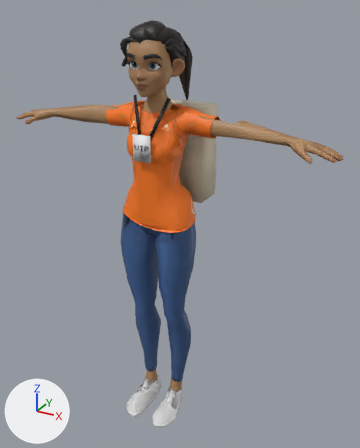
A saved change to the FBX model art/cast/export/looks/npc_side_event_hopper/npc_side_event_hopper.fbx.
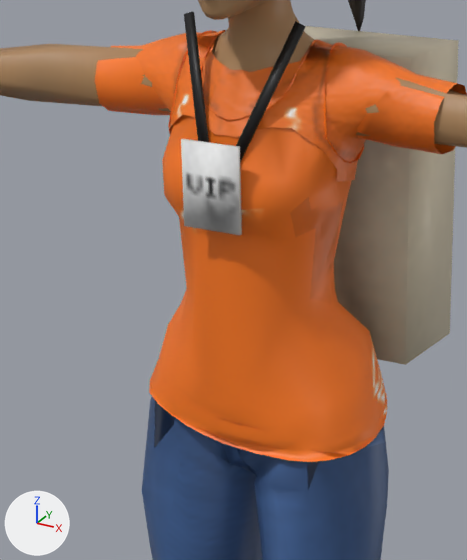
The first picture shows the older version from a camera (50 mm lens) standing at (0.98, -1.621, 1.745) and looking at (0.047, 0.075, 0.897). The close-ups show the older and then the newer version on the part from 21% to 61% of the width and 20% to 59% of the height of that picture. Only the edits that show in the close-ups are written down. Every picture has the same lights, and +X, +Y and +Z are marked at lower left. Objects named as collision shapes, trigger or cutter boxes, shadow casters or lower levels of detail are left out.

The first close-up shows 'npc_side_event_hopper_LOD0'.
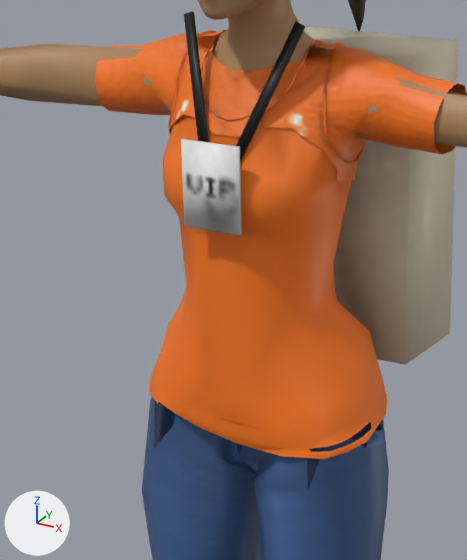
Patch to the scene script:
```diff
--- a/art/cast/export/looks/npc_side_event_hopper/npc_side_event_hopper.fbx.py
+++ b/art/cast/export/looks/npc_side_event_hopper/npc_side_event_hopper.fbx.py
@@ me_npc_side_event_hopper_lod0 @@
 # used by ob_npc_side_event_hopper_lod0; location = (0.0, 0.0, 0.0)
-me_npc_side_event_hopper_lod0.from_pydata(...)  # 3041 vertices, 5103 faces; spans x -0.7..0.7, y -0.19..0.24, z 0.0..1.7
+me_npc_side_event_hopper_lod0.from_pydata(...)  # 3043 vertices, 5102 faces; spans x -0.7..0.7, y -0.19..0.24, z 0.0..1.7
+# me_npc_side_event_hopper_lod0 part 1
+# 25 vertices are removed from x -0.12..0.16, y -0.11..0.08, z 0.94..1.39
+# 186 faces are deleted
+# 4 vertices move within x -0.14..0.15, y -0.11..0.08, z 0.94..1.01
+# 27 vertices are added at x -0.14..0.16, y -0.11..0.08, z 0.95..1.39
+# 185 new faces join them
+# me_npc_side_event_hopper_lod0 part 2: 503 kept faces spanning x -0.23..0.23, y -0.13..0.09, z 0.95..1.41 get new texture (UV) coordinates
+# other edits to the shape of me_npc_side_event_hopper_lod0 do not show in these pictures
 me_npc_side_event_hopper_lod0.materials.append(mat_npc_side_event_hopper_mat)
```

Where the change shows, as pixel boxes [x1, y1, x2, y2] in the close-ups (467 x 560 px; the box of a moved part takes in the faces that stretch with it):
part 1 of me_npc_side_event_hopper_lod0, moved or reshaped: before [149, 11, 387, 462]; after [149, 11, 387, 459]
part 2 of me_npc_side_event_hopper_lod0, surface changed: [110, 46, 439, 449] in both
